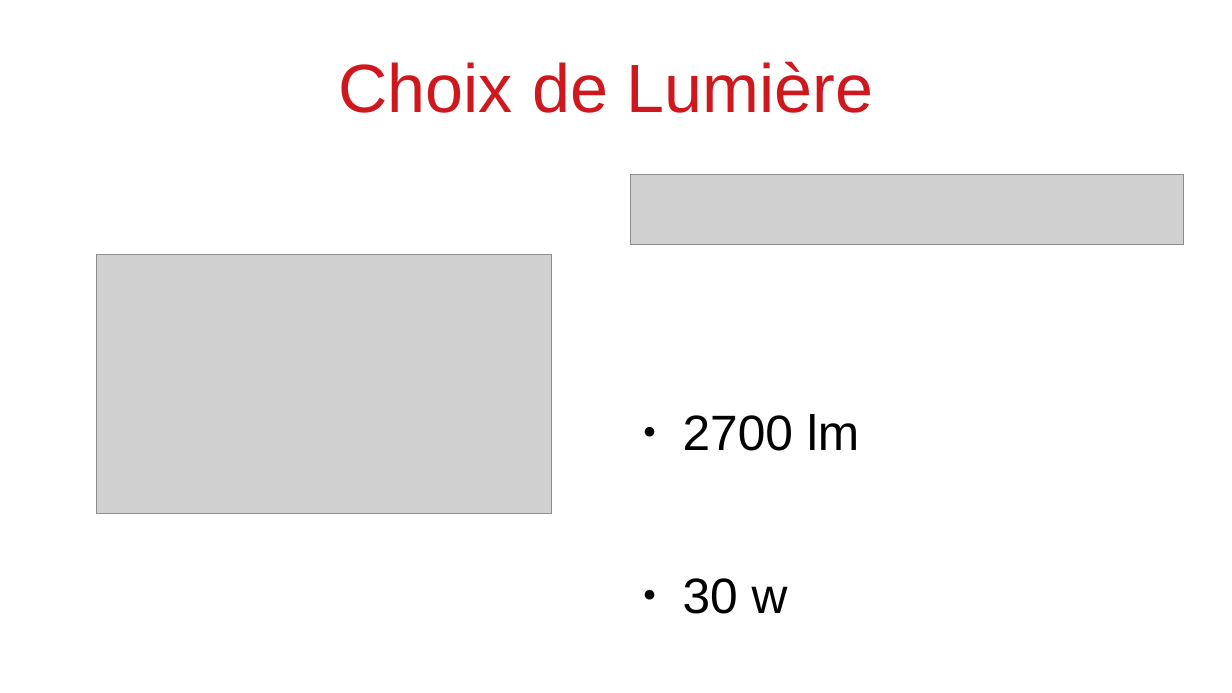
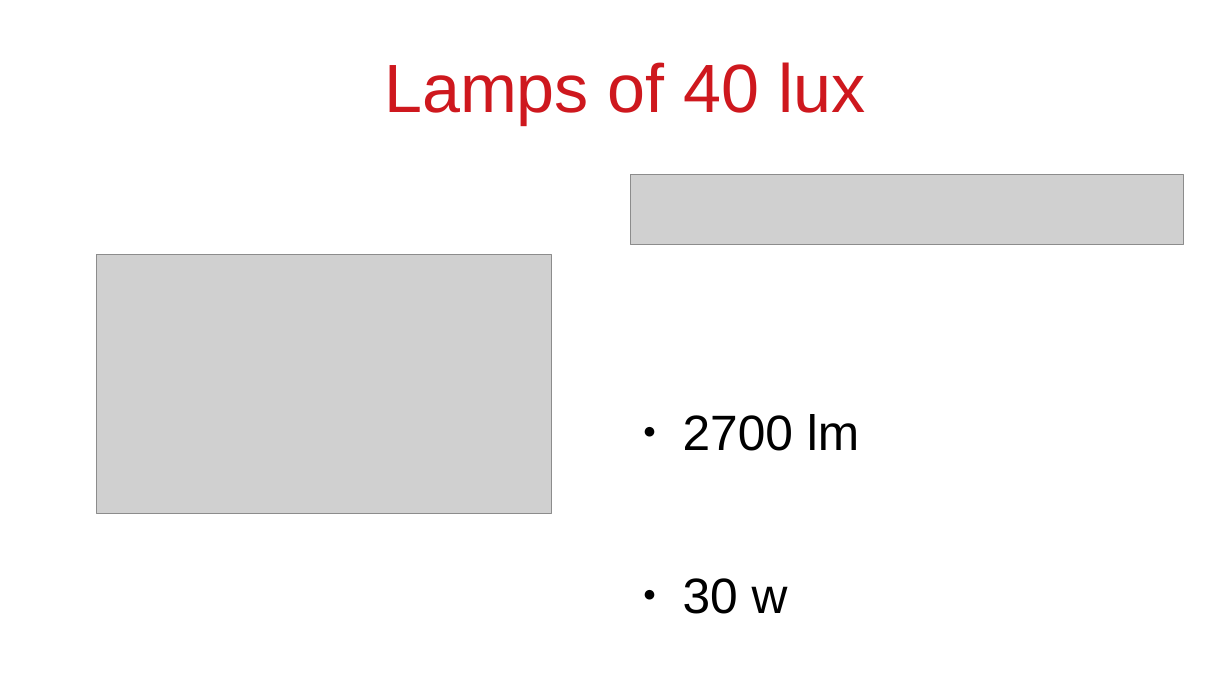
Before and after one commit to lesliesam96/Projet-STI2D, a slide deck: slide 2 of Alex/Project English.odp. Drawn at 1232x693 pixels with LibreOffice and Linux fonts; fonts in the diff are those of the drawing; grey boxes stand for pictures. Boxes give left, top, right and bottom in pixels: in the first picture for what was removed or moved away, otherwise in the second. Text is boxed around its words. In the diff, an @@ line names an element or a change of style, - is before the commit and + after.

```diff
--- a/Alex/Project English.odp
+++ b/Alex/Project English.odp
@@ title at (x1=384, y1=62, x2=866, y2=125): text changed @@
-Choix de Lumière
+Lamps of 40 lux
```
Also in this commit, not shown: 4 other slides changed.
